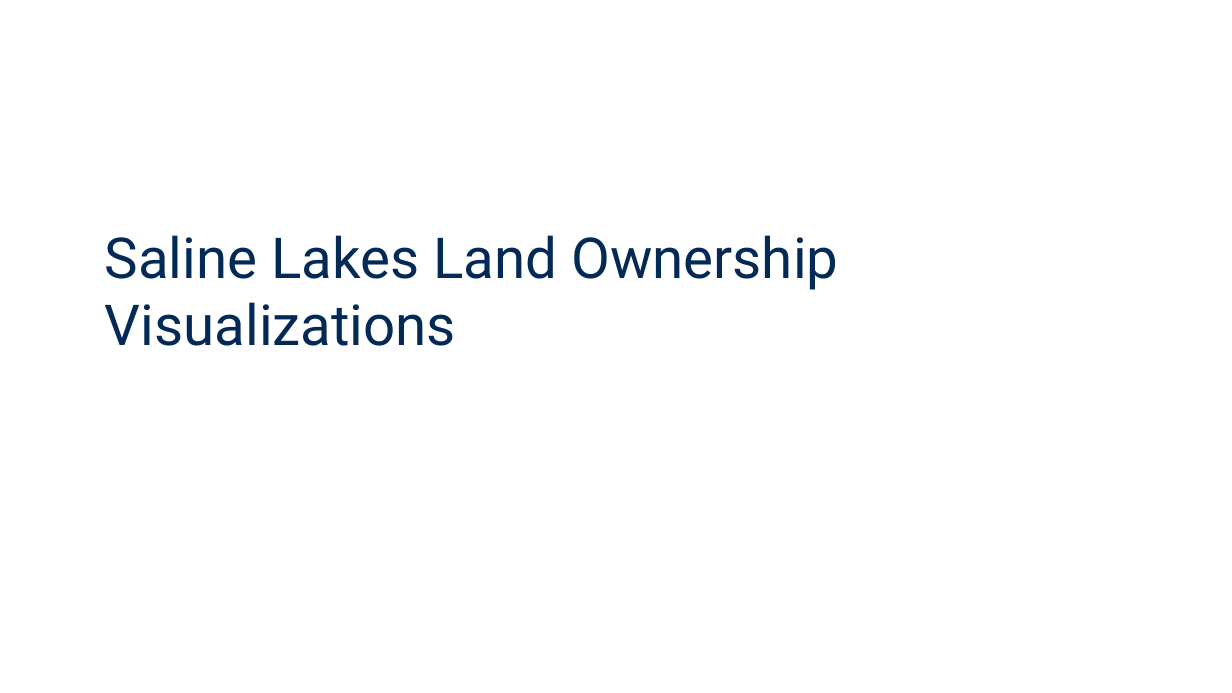
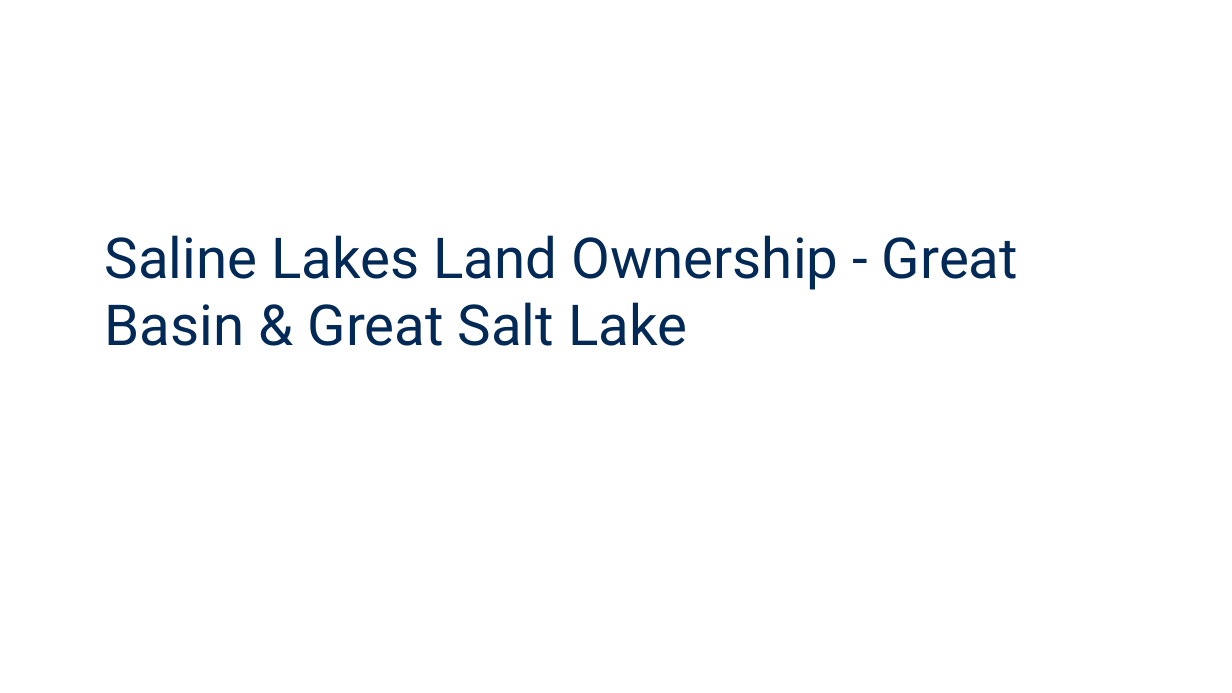
Before and after one commit to elmeraa-usgs/saline-lakes-land-ownership, a slide deck: slide 1 of 6_visualize/src/land_ownership_gb_gsl.pptx. Drawn at 1232x693 pixels with LibreOffice and Linux fonts; fonts in the diff are those of the drawing; background and template pictures are left out. Boxes give left, top, right and bottom in pixels: in the first picture for what was removed or moved away, otherwise in the second. Text is boxed around its words. In the diff, an @@ line names an element or a change of style, - is before the commit and + after.

Commit message:
new pptx renders

```diff
--- a/6_visualize/src/land_ownership_gb_gsl.pptx
+++ b/6_visualize/src/land_ownership_gb_gsl.pptx
@@ title at (105,235,1018,346): text changed @@
-Saline Lakes Land Ownership Visualizations
+Saline Lakes Land Ownership - Great Basin & Great Salt Lake
```
Also in this commit, not shown: 1 other file.
